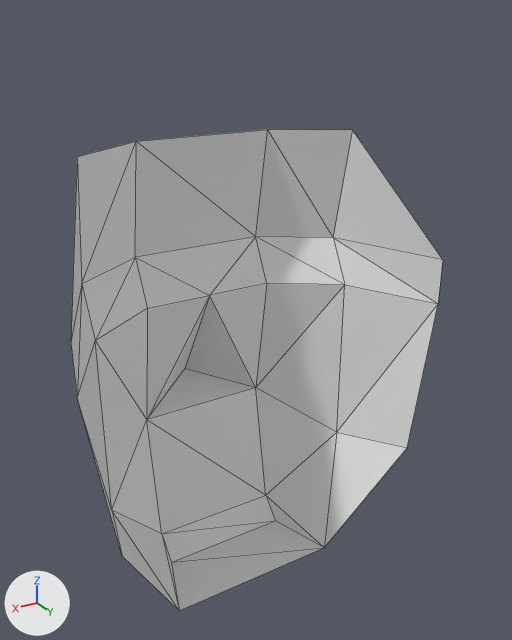
The OBJ model teardown/wwf-no-mercy/models/face/model_13F3.obj as it was, and as the next commit left it.
Camera for both pictures: a camera (50 mm lens) standing at (13.5, 14.4, 27.5) and looking at (-1.2, -9.9, 15.3). Lighting does not change. The marker at lower left points along +X, +Y and +Z. The picture after the commit comes second. Mesh edges are drawn as thin lines. Where no turn or scale is listed for an object, it has been applied to the vertices.

The first picture shows 'model_13F3'.
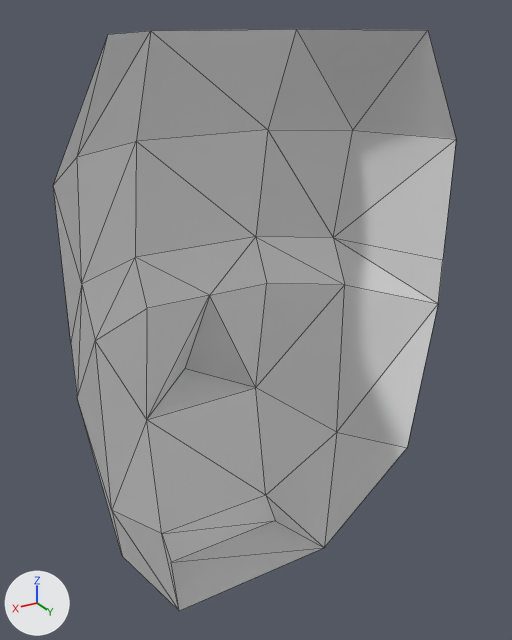
Scene script edits in JSON lines:
```json
{"block": "me_model_13f3", "where": "# used by ob_model_13f3"}
{"op": "remove", "block": "me_model_13f3", "code": "me_model_13f3.from_pydata(...)  # 30 vertices, 46 faces; spans x -8.0..8.0, y -15.0..-6.0, z 3.0..23.0"}
{"op": "add", "block": "me_model_13f3", "code": "me_model_13f3.from_pydata(...)  # 36 vertices, 56 faces; spans x -8.0..8.0, y -15.0..-6.0, z 3.0..27.0"}
{"block": "me_model_13f3", "change": "me_model_13f3 part 1"}
{"block": "me_model_13f3", "change": "2 faces are deleted"}
{"block": "me_model_13f3", "change": "6 vertices are added at (8.0, -6.0, 23.0), (6.0, -6.0, 27.0), (3.0, -10.0, 27.0), (-3.0, -10.0, 27.0), (-6.0, -6.0, 27.0), (-8.0, -6.0, 23.0)"}
{"block": "me_model_13f3", "change": "12 new faces join them"}
```

Boxes (x1, y1, x2, y2) around the edits, measured in the pictures (512 x 640 px):
```json
{"object": "model_13F3", "change": "reshaped", "before": [71, 130, 443, 611], "after": [53, 29, 456, 611], "on screen": "8% wider, 21% taller"}
{"part": 1, "of": "me_model_13f3", "change": "built on", "before": [71, 131, 443, 339], "after": [53, 29, 456, 339]}
```
